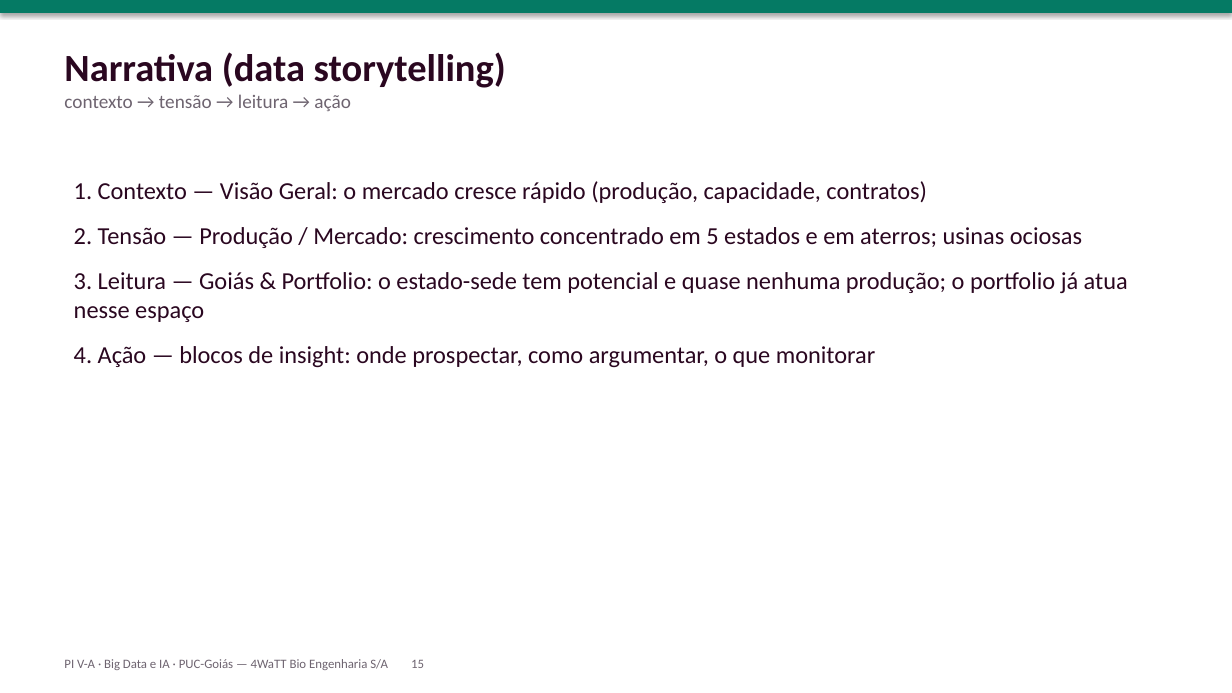
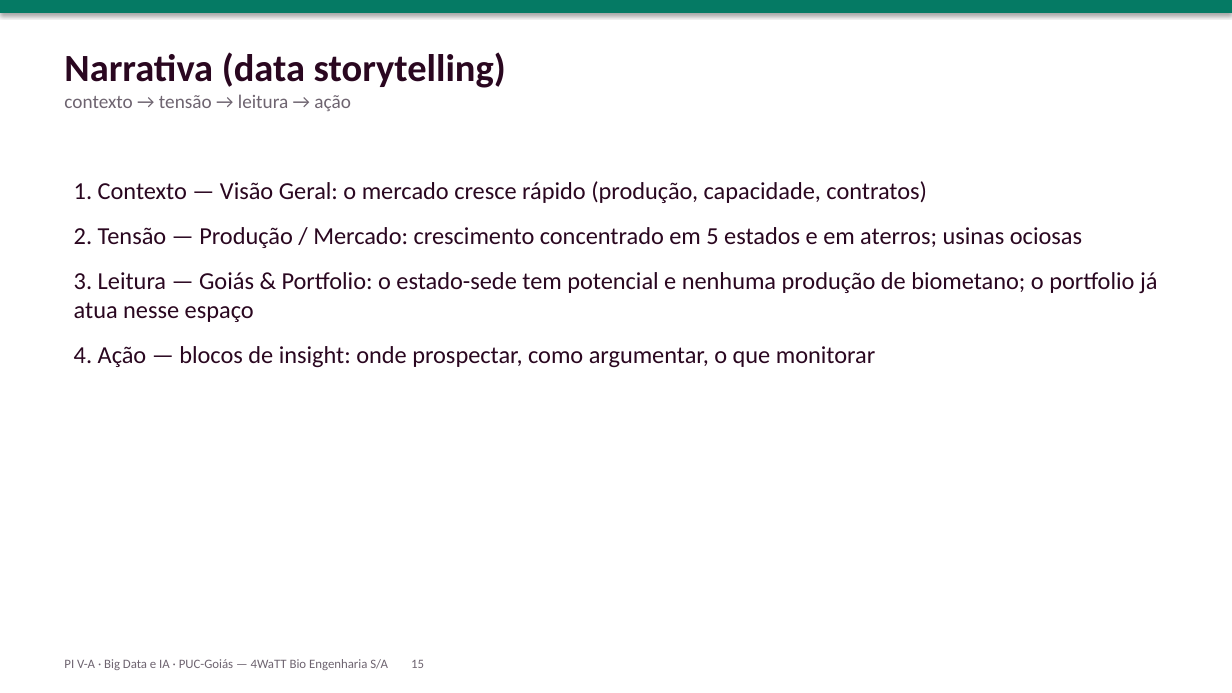
Before and after one commit to NathanC16/Radar-Econ-mico-do-Biometano, a slide deck: slide 15 of apresentacao/apresentacao_oral.pptx. Drawn at 1232x693 pixels with LibreOffice and Linux fonts; fonts in the diff are those of the drawing. Boxes give left, top, right and bottom in pixels: in the first picture for what was removed or moved away, otherwise in the second. Text is boxed around its words. In the diff, an @@ line names an element or a change of style, - is before the commit and + after.

Commit message:
Revisão geral: consistência dos números de Goiás, referências em ordem alfabética e metadados
- Painel: Goiás com 131 plantas de biogás (CIBiogás 2025) também na Visão Geral;
  ranking da CIBiogás ordenado explicitamente; data da fonte das 122 plantas unificada
- Relatório: busca literal inclui CIBiogás/ABEGÁS; Goiás sem produção de biometano
  (não 'quase nenhuma'); resultados citam os KPIs novos; referências em ordem alfabética
- Slides: recomendação de converter plantas de biogás existentes; supervisor nomeado;
  data de criação correta nos metadados; imports não usados removidos
- README: descrição dos dados brutos e da validação atualizada

```diff
--- a/apresentacao/apresentacao_oral.pptx
+++ b/apresentacao/apresentacao_oral.pptx
@@ text at box(74, 272, 1158, 322): text changed @@
-3. Leitura — Goiás & Portfolio: o estado-sede tem potencial e quase nenhuma produção; o portfolio já atua nesse espaço
+3. Leitura — Goiás & Portfolio: o estado-sede tem potencial e nenhuma produção de biometano; o portfolio já atua nesse espaço
```
Also in this commit, not shown: 3 other slides changed, 4 other files.
